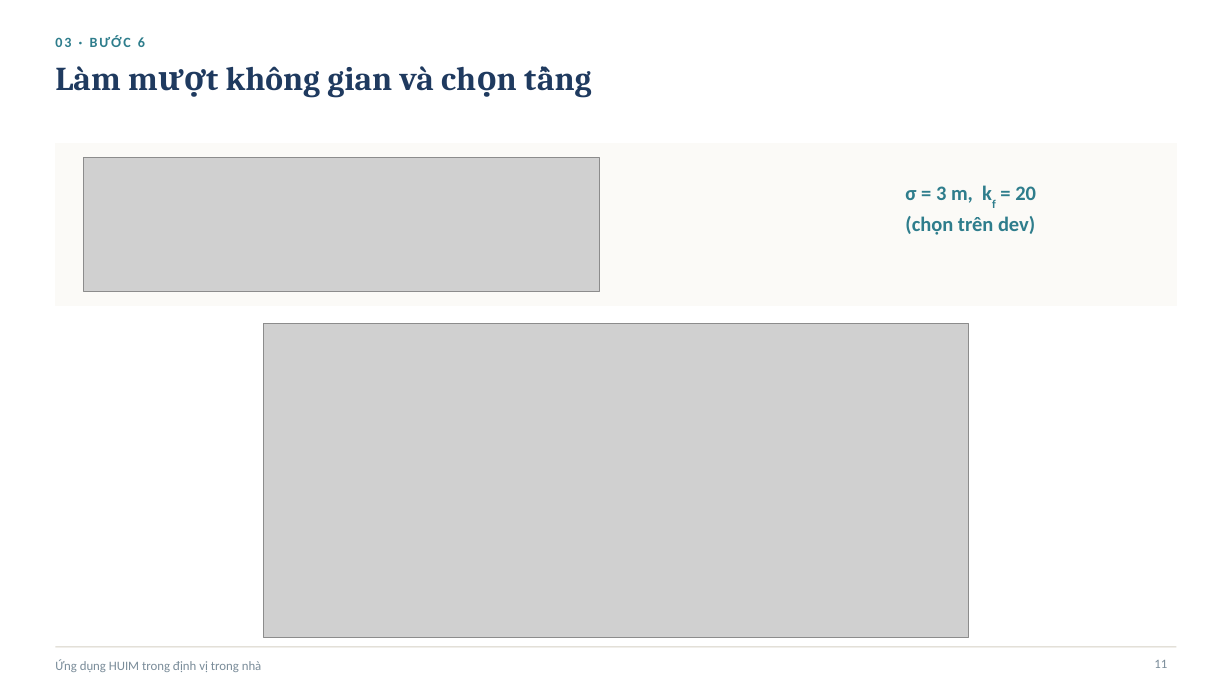
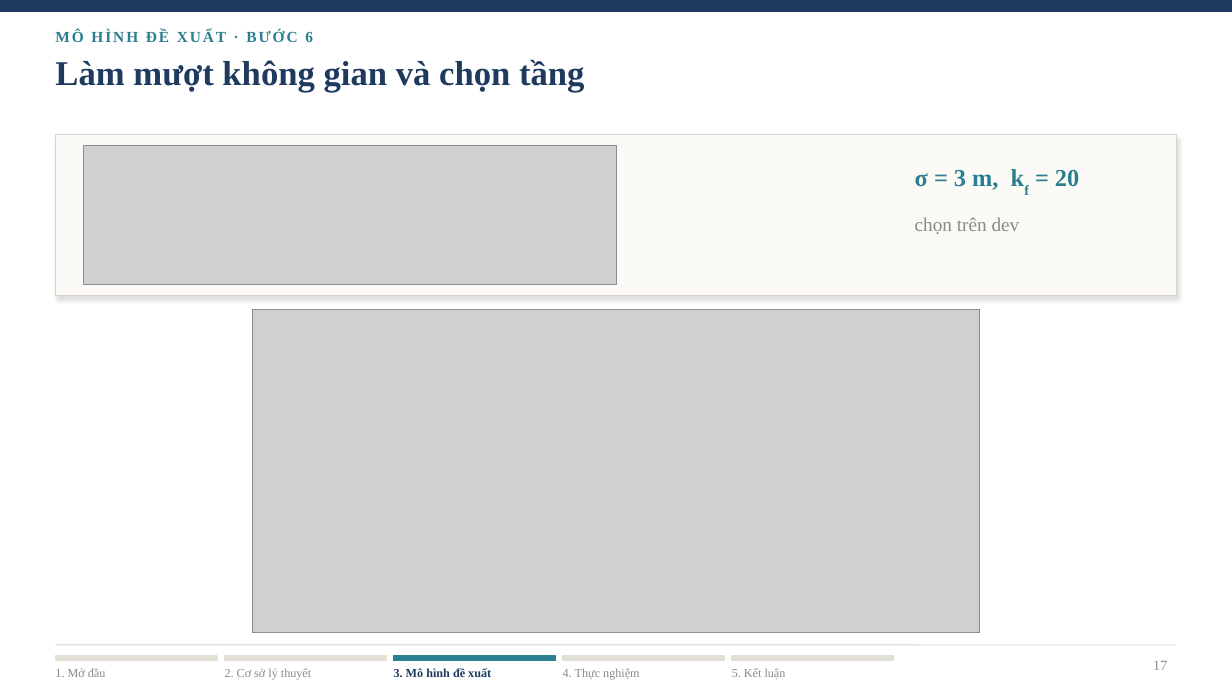
Before and after one commit to ThaiTaka/HUIM-IPS-, a slide deck: slide 17 of BAOCAO/Slide_HUIM_IPS_UJIIndoorLoc.pptx (slide 11 before the commit). Drawn at 1232x693 pixels with LibreOffice and Linux fonts; fonts in the diff are those of the drawing; grey boxes stand for pictures. Boxes give left, top, right and bottom in pixels: in the first picture for what was removed or moved away, otherwise in the second. Text is boxed around its words. In the diff, an @@ line names an element or a change of style, - is before the commit and + after.

```diff
--- a/BAOCAO/Slide_HUIM_IPS_UJIIndoorLoc.pptx
+++ b/BAOCAO/Slide_HUIM_IPS_UJIIndoorLoc.pptx
@@ rectangle added at (0,0,1232,11), fill #1F3A5F, outline #1F3A5F 1 pt @@
@@ text at (55,29,313,42): text changed; size 11 to 12 pt; font Calibri to Times New Roman; text colour #2E7D8C to #2A7F8F @@
-03 · BƯỚC 6
+MÔ HÌNH ĐỀ XUẤT · BƯỚC 6
@@ title "Làm mượt không gian và ..." at (55,59,584,92): size 26 to 27 pt, font Cambria to Times New Roman @@
@@ rectangle: place and size @@
-rectangle at (55,143,1177,305)
+rectangle at (55,134,1177,296)
@@ rectangle at (55,134,1177,296): outline #FBFAF7 1 pt to #D8D3C8 0.75 pt; shadow on @@
@@ picture: place and size @@
-picture at (83,157,599,291)
+picture at (83,146,617,285)
@@ text "σ = 3 m, kf ...": place and size @@
-text "σ = 3 m, kf ..." at (905,186,1036,235)
+text "σ = 3 m, kf ..." at (915,170,1079,190)
@@ text "σ = 3 m, kf ..." at (915,170,1079,190): size 16 to 19 pt, font Calibri to Times New Roman, text colour #2E7D8C to #2A7F8F @@
@@ text at (905,216,1035,235): paragraph removed @@
-(chọn trên dev)
@@ text added at (915,217,1020,234), 15 pt, text #8A8A85 @@
+chọn trên dev
@@ picture: place and size @@
-picture at (263,323,970,638)
+picture at (253,310,980,633)
@@ line (55, 645) - (1177, 645): stroke #D5D0C4 0.75 pt to #D8D3C8 0.75 pt @@
@@ text removed at (55,659,262,672) @@
-Ứng dụng HUIM trong định vị trong nhà
@@ rectangle added at (55,656,217,661), fill #E3E0D8, outline #E3E0D8 1 pt @@
@@ rectangle added at (225,656,386,661), fill #E3E0D8, outline #E3E0D8 1 pt @@
@@ rectangle added at (394,656,555,661), fill #2A7F8F, outline #2A7F8F 1 pt @@
@@ rectangle added at (563,656,725,661), fill #E3E0D8, outline #E3E0D8 1 pt @@
@@ rectangle added at (732,656,894,661), fill #E3E0D8, outline #E3E0D8 1 pt @@
@@ text added at (55,668,106,677), 9.5 pt, text #8A8A85 @@
+1. Mở đầu
@@ text added at (225,668,311,679), 9.5 pt, text #8A8A85 @@
+2. Cơ sở lý thuyết
@@ text added at (394,668,491,677), 9.5 pt, text #1F3A5F, bold @@
+3. Mô hình đề xuất
@@ text added at (563,668,639,679), 9.5 pt, text #8A8A85 @@
+4. Thực nghiệm
@@ text added at (732,668,786,679), 9.5 pt, text #8A8A85 @@
+5. Kết luận
@@ page number added at (1153,661,1167,670), 11 pt, text #8A8A85 @@
+17
@@ page number removed at (1154,660,1167,668) @@
-11
```
Also in this commit, not shown: 8 other slides changed, 30 slides added, 13 slides removed, 44 other files.
